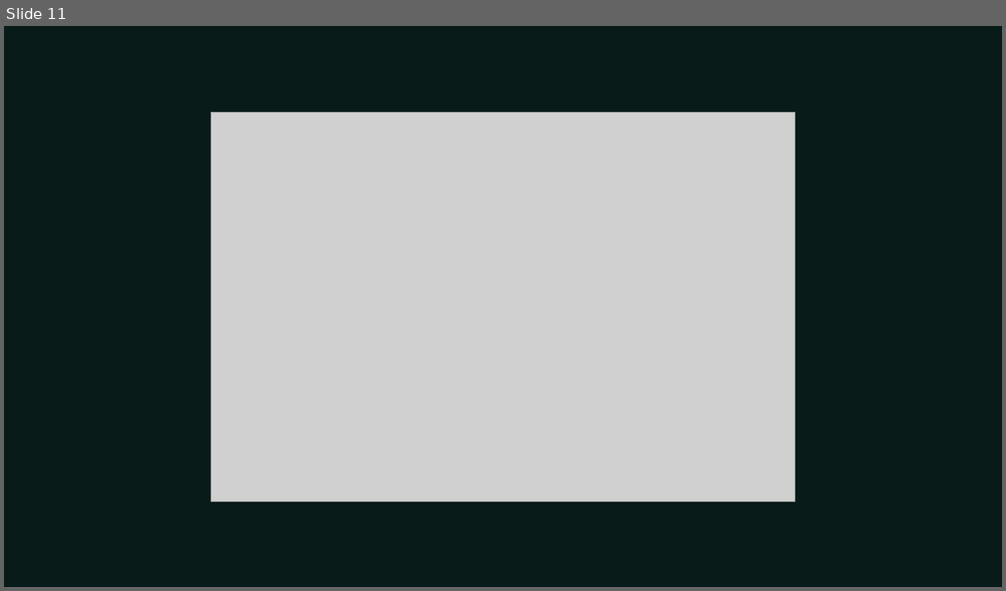
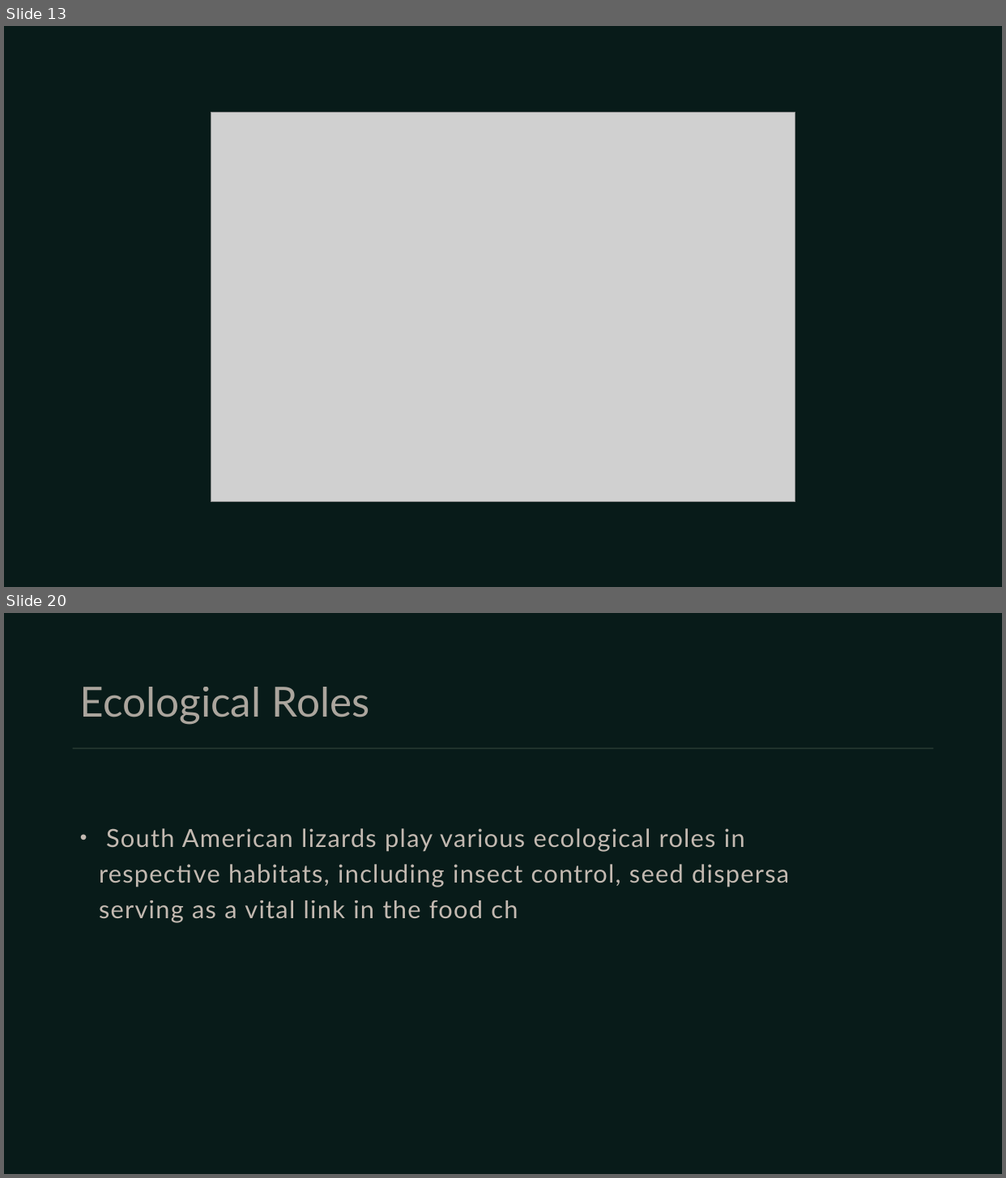
Before and after one commit to umarrasool15/Research2SlidesWebApp, a slide deck: pdfextraction/content/output/A Survey of South American Lizards Biodiversity and Ecological.pptx. Shown one above the other, each under a label of ours: slide 11 before the commit, slides 13 and 20 after it; the slides between them are not shown. The pictures are 1006x591 and 1006x1178 pixels, drawn with LibreOffice and Linux fonts; fonts in the diff are those of the drawing; grey boxes stand for pictures. Boxes give left, top, right and bottom in pixels: in the first picture for what was removed or moved away, otherwise in the second. Text is boxed around its words. In the diff, an @@ line names an element or a change of style, - is before the commit and + after.

```diff
--- a/pdfextraction/content/output/A Survey of South American Lizards Biodiversity and Ecological.pptx
+++ b/pdfextraction/content/output/A Survey of South American Lizards Biodiversity and Ecological.pptx
@@ slide 20 added at box(4, 613, 1002, 1174), background #081B19 @@
@@ title added at box(80, 687, 370, 725), 40 pt, text #E2D4CA at 75% opacity @@
+Ecological Roles
@@ line added from (73, 748) to (934, 748), #415347 1.5 pt @@
@@ text added at box(99, 828, 803, 923), 24 pt, text #E2D4CA at 85% opacity @@
+• South American lizards play various ecological roles in their respective habitats, including insect control, seed dispersal, and serving as a vital link in the food chain.
@@ what was slide 11 is now slide 13 @@
```
Also in this commit, not shown: 11 slides changed, 7 other slides added, 2 slides removed, 48 other files.
